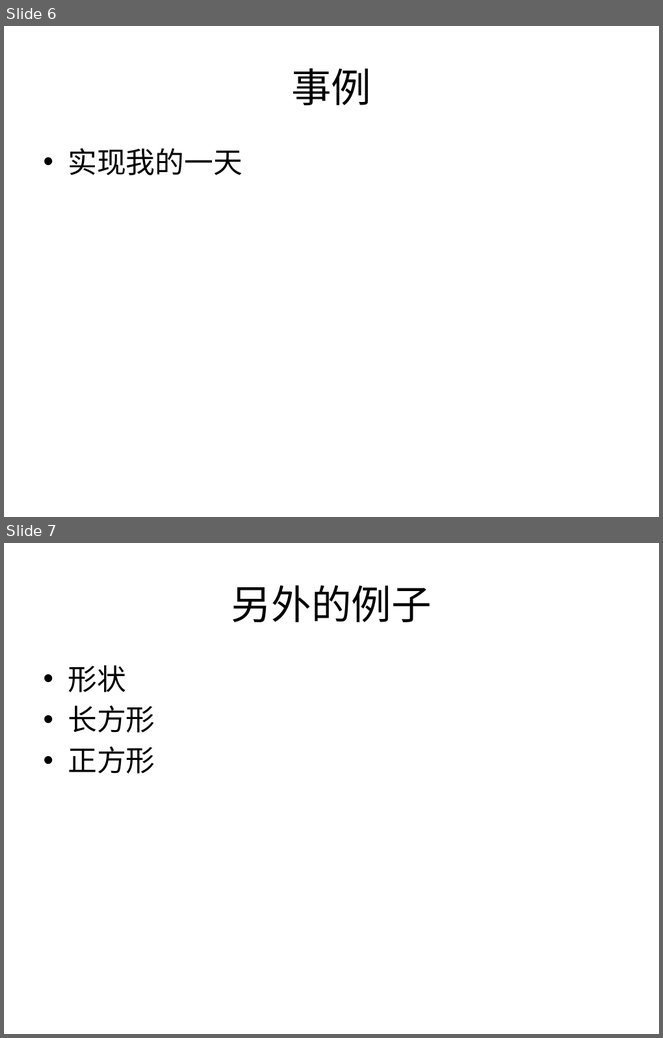
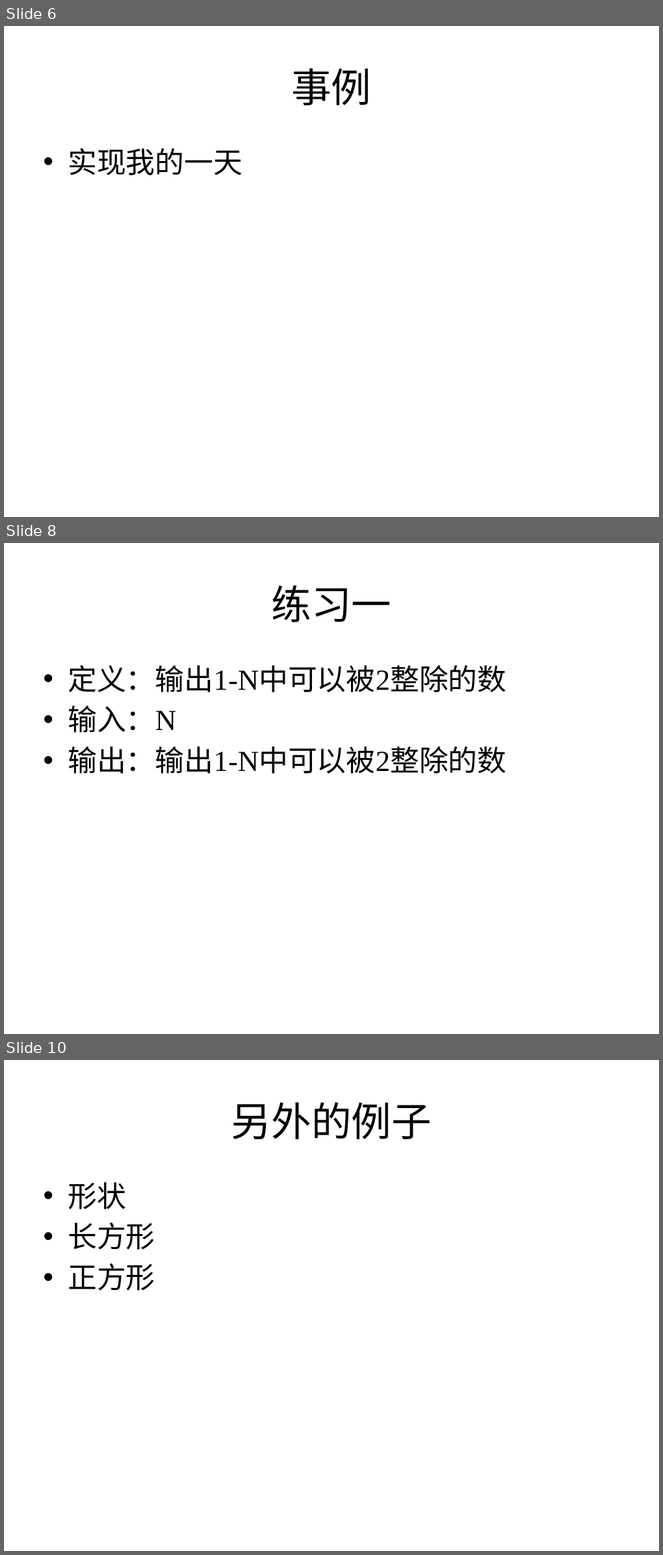
Before and after one commit to zhutao2015/JavaCourse, a slide deck: lesson2/object.pptx. Shown one above the other, each under a label of ours: slides 6 and 7 before the commit, slides 6, 8 and 10 after it; the slides between them are not shown. The pictures are 663x1038 and 663x1555 pixels, drawn with LibreOffice and Linux fonts; fonts in the diff are those of the drawing. Boxes give left, top, right and bottom in pixels: in the first picture for what was removed or moved away, otherwise in the second. Text is boxed around its words. In the diff, an @@ line names an element or a change of style, - is before the commit and + after.

```diff
--- a/lesson2/object.pptx
+++ b/lesson2/object.pptx
@@ slide 8 added at (x1=4, y1=543, x2=659, y2=1034), background #FFFFFF @@
@@ title added at (x1=271, y1=585, x2=391, y2=622), 44 pt, text #000000 @@
+练习一
@@ text added at (x1=68, y1=665, x2=506, y2=774), 32 pt, text #000000 @@
+• 定义：输出1-N中可以被2整除的数
+• 输入：N
+• 输出：输出1-N中可以被2整除的数
@@ what was slide 7 is now slide 10 @@
```
Also in this commit, not shown: 2 other slides added.
